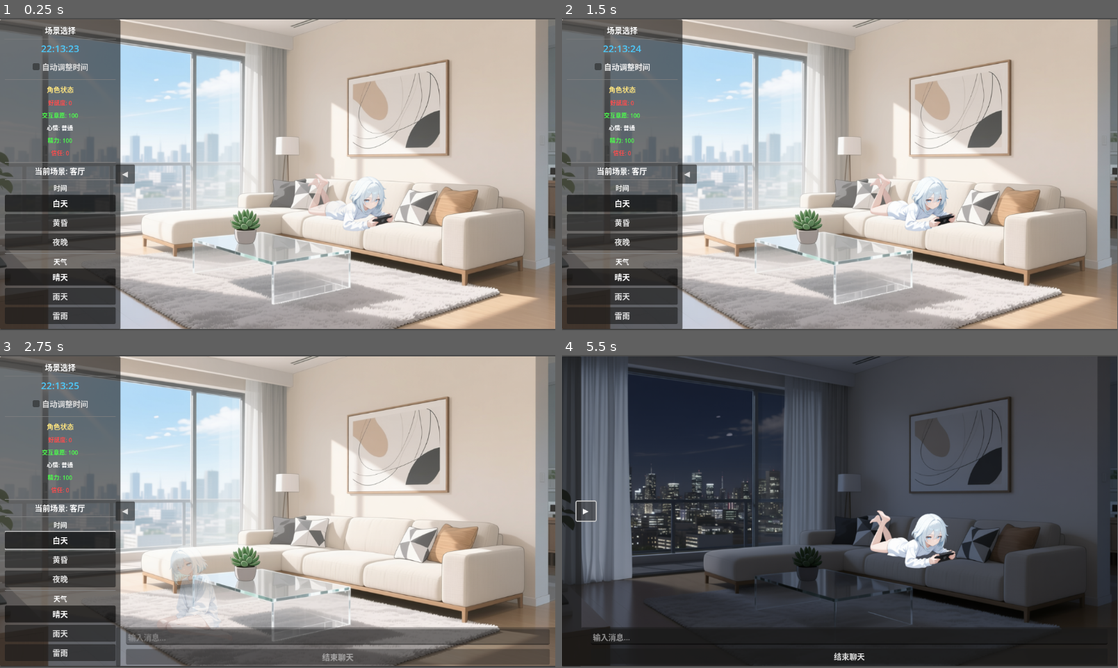
Above: before the commit, frames 1-4 (two rows, left to right).
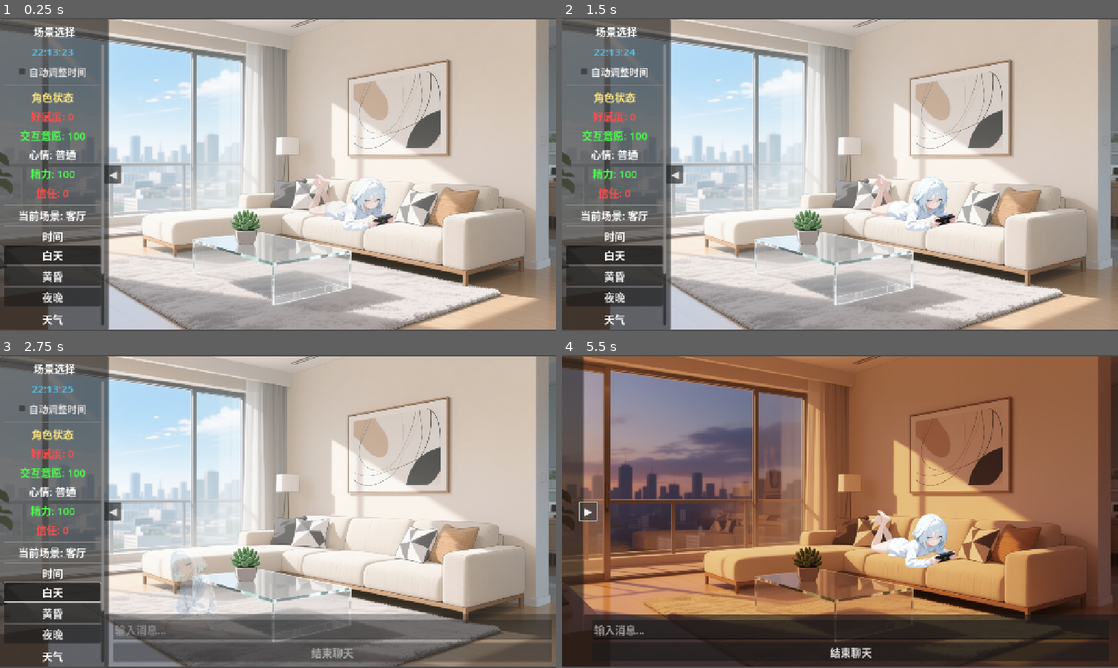
Above: after the commit, the same moments.

Repository: xhc2008/CABM-ED
Game: Godot game, scene res://scripts/main.tscn
Same seed, same stepped clock (60 frames per second), same inputs: the game is played once before the commit and once after it.
Inputs (mouse positions are in pixels of both pictures, inside the frame that each line leads up to):
- Up to frame 1 (0.25 s): no input
- Up to frame 2 (1.5 s): click (912, 202) at 0.5 s; click "自动调整时间" at 1.25 s
- Up to frame 3 (2.75 s): click "白天" at 2 s
- Up to frame 4 (5.5 s): click "黄昏" at 2.75 s; click "夜晚" at 3.5 s; click (623, 614) at 4.25 s, where only the run before the commit has a clickable "晴天"; click "◀" at 5 s
In our replay, the window is 799x449 before the commit and 800x450 after it. These sizes can differ from the game's own. Grey fills any space a smaller window leaves; there, only what the larger window draws over its background counts as a difference.

The runs differ from the first frame. In frame 1, 13% of the frame differs, in the area x 0-100%, y 0-100%; in frame 2, 13%; in frame 3, 18%; in frame 4, 84%.

Commit message:
fix: 大小自适应

Diff:
--- /dev/null
+++ b/default_theme.tres
@@ -0,0 +1,17 @@
+[gd_resource type="Theme" format=3]
+
+[resource]
+default_font_size = 24
+
+; 按钮样式
+Button/font_sizes/font_size = 24
+Button/constants/h_separation = 8
+
+; 标签样式
+Label/font_sizes/font_size = 24
+
+; 输入框样式
+LineEdit/font_sizes/font_size = 24
+
+; 复选框样式
+CheckBox/font_sizes/font_size = 22
--- a/project.godot
+++ b/project.godot
@@ -20,6 +20,15 @@
 SaveManager="*res://scripts/save_manager.gd"
 InteractionManager="*res://scripts/interaction_manager.gd"
 
+[display]
+
+window/size/viewport_width=1280
+window/size/viewport_height=720
+window/size/resizable=true
+window/stretch/mode="canvas_items"
+window/stretch/aspect="expand"
+window/handheld/orientation=1
+
 [rendering]
 
 renderer/rendering_method="gl_compatibility"
--- a/scripts/character_debug.gd
+++ b/scripts/character_debug.gd
@@ -24,7 +24,6 @@
 	# 创建调试标签
 	debug_label = Label.new()
 	debug_label.position = Vector2(10, 10)
-	debug_label.add_theme_font_size_override("font_size", 16)
 	debug_label.visible = false
 	add_child(debug_label)
 
--- a/scripts/chat_dialog.gd
+++ b/scripts/chat_dialog.gd
@@ -18,8 +18,8 @@
 var waiting_for_continue: bool = false
 var is_animating: bool = false  # 标记是否正在进行高度动画
 
-const INPUT_HEIGHT = 80.0
-const REPLY_HEIGHT = 200.0
+const INPUT_HEIGHT = 120.0
+const REPLY_HEIGHT = 300.0
 const ANIMATION_DURATION = 0.3
 const TYPING_SPEED = 0.05  # 每个字符的显示间隔
 
@@ -161,6 +161,7 @@
 	character_name_label.visible = true
 	message_label.visible = true
 	character_name_label.text = app_config.get("character_name", "角色")
+	message_label.text = ""  # 清除之前的内容
 	character_name_label.modulate.a = 0.0
 	message_label.modulate.a = 0.0
 
--- a/scripts/main.gd
+++ b/scripts/main.gd
@@ -77,7 +77,6 @@
 	# 创建失败消息标签
 	failure_message_label = Label.new()
 	failure_message_label.visible = false
-	failure_message_label.add_theme_font_size_override("font_size", 24)
 	failure_message_label.add_theme_color_override("font_color", Color(1, 0.3, 0.3))
 	failure_message_label.add_theme_color_override("font_outline_color", Color(0, 0, 0))
 	failure_message_label.add_theme_constant_override("outline_size", 2)
--- a/scripts/main.tscn
+++ b/scripts/main.tscn
@@ -1,12 +1,13 @@
-[gd_scene load_steps=7 format=3 uid="uid://c8yqvxm7qwxqj"]
-
-[ext_resource type="Script" path="res://scripts/main.gd" id="1_main"]
-[ext_resource type="Script" path="res://scripts/sidebar.gd" id="2_sidebar"]
-[ext_resource type="Script" path="res://scripts/character.gd" id="3_character"]
-[ext_resource type="Script" path="res://scripts/chat_dialog.gd" id="4_chat_dialog"]
-[ext_resource type="Script" path="res://scripts/character_debug.gd" id="5_debug"]
-[ext_resource type="Script" path="res://scripts/action_menu.gd" id="6_action_menu"]
-[ext_resource type="Script" path="res://scripts/scene_menu.gd" id="7_scene_menu"]
+[gd_scene load_steps=10 format=3 uid="uid://c8yqvxm7qwxqj"]
+
+[ext_resource type="Script" uid="uid://b84t0i8227422" path="res://scripts/main.gd" id="1_main"]
+[ext_resource type="Theme" path="res://default_theme.tres" id="1_ragmj"]
+[ext_resource type="Script" uid="uid://tj3864tln2oi" path="res://scripts/sidebar.gd" id="2_sidebar"]
+[ext_resource type="Script" uid="uid://bvxm7qwxqj001" path="res://scripts/character.gd" id="3_character"]
+[ext_resource type="Script" uid="uid://cvxm7qwxqj002" path="res://scripts/chat_dialog.gd" id="4_chat_dialog"]
+[ext_resource type="Script" uid="uid://dvxm7qwxqj003" path="res://scripts/character_debug.gd" id="5_debug"]
+[ext_resource type="Script" uid="uid://bovp4hs3xx2vc" path="res://scripts/action_menu.gd" id="6_action_menu"]
+[ext_resource type="Script" uid="uid://c2uwvdnjbt6um" path="res://scripts/scene_menu.gd" id="7_scene_menu"]
 [ext_resource type="Script" path="res://scripts/audio_manager.gd" id="8_audio_manager"]
 
 [node name="Main" type="Control"]
@@ -16,6 +17,7 @@
 anchor_bottom = 1.0
 grow_horizontal = 2
 grow_vertical = 2
+theme = ExtResource("1_ragmj")
 script = ExtResource("1_main")
 
 [node name="Background" type="TextureRect" parent="."]
@@ -35,7 +37,6 @@
 anchor_bottom = 1.0
 grow_horizontal = 2
 grow_vertical = 2
-mouse_filter = 0
 
 [node name="Character" type="TextureButton" parent="Background"]
 layout_mode = 1
@@ -122,7 +123,6 @@
 visible = false
 layout_mode = 2
 text = "角色名"
-theme_override_font_sizes/font_size = 16
 
 [node name="MessageLabel" type="Label" parent="ChatDialog/MarginContainer/VBoxContainer"]
 visible = false
@@ -155,7 +155,6 @@
 grow_horizontal = 0
 grow_vertical = 0
 theme_override_colors/font_color = Color(1, 0.9, 0.3, 1)
-theme_override_font_sizes/font_size = 20
 text = "▼"
 horizontal_alignment = 1
 vertical_alignment = 1
@@ -210,8 +209,6 @@
 layout_mode = 2
 theme_override_constants/separation = 5
 
-
-
 [node name="CharacterDebugHelper" type="Control" parent="."]
 layout_mode = 1
 anchors_preset = 15
--- a/scripts/sidebar.gd
+++ b/scripts/sidebar.gd
@@ -6,8 +6,8 @@
 @onready var toggle_button: Button = $ToggleButton
 
 var is_expanded: bool = true
-var collapsed_width: float = 40.0
-var expanded_width: float = 250.0
+var collapsed_width: float = 50.0
+var expanded_width: float = 320.0
 
 # 场景配置
 var scenes = {
@@ -83,7 +83,6 @@
 	# 电子时钟
 	clock_label = Label.new()
 	clock_label.horizontal_alignment = HORIZONTAL_ALIGNMENT_CENTER
-	clock_label.add_theme_font_size_override("font_size", 20)
 	clock_label.add_theme_color_override("font_color", Color(0.3, 0.8, 1.0))
 	header_container.add_child(clock_label)
 
@@ -103,7 +102,6 @@
 	# 角色数据显示
 	var stats_label = Label.new()
 	stats_label.text = "角色状态"
-	stats_label.add_theme_font_size_override("font_size", 14)
 	stats_label.horizontal_alignment = HORIZONTAL_ALIGNMENT_CENTER
 	stats_label.add_theme_color_override("font_color", Color(1.0, 0.9, 0.5))
 	header_container.add_child(stats_label)
@@ -111,31 +109,26 @@
 	# 好感度
 	affection_label = Label.new()
 	affection_label.horizontal_alignment = HORIZONTAL_ALIGNMENT_CENTER
-	affection_label.add_theme_font_size_override("font_size", 12)
 	header_container.add_child(affection_label)
 
 	# 交互意愿
 	willingness_label = Label.new()
 	willingness_label.horizontal_alignment = HORIZONTAL_ALIGNMENT_CENTER
-	willingness_label.add_theme_font_size_override("font_size", 12)
 	header_container.add_child(willingness_label)
 
 	# 心情
 	mood_label = Label.new()
 	mood_label.horizontal_alignment = HORIZONTAL_ALIGNMENT_CENTER
-	mood_label.add_theme_font_size_override("font_size", 12)
 	header_container.add_child(mood_label)
 
 	# 精力
 	energy_label = Label.new()
 	energy_label.horizontal_alignment = HORIZONTAL_ALIGNMENT_CENTER
-	energy_label.add_theme_font_size_override("font_size", 12)
 	header_container.add_child(energy_label)
 
 	# 信任等级
 	trust_label = Label.new()
 	trust_label.horizontal_alignment = HORIZONTAL_ALIGNMENT_CENTER
-	trust_label.add_theme_font_size_override("font_size", 12)
 	header_container.add_child(trust_label)
 
 	# 更新数据显示
@@ -231,7 +224,6 @@
 	# 场景标题
 	var scene_label = Label.new()
 	scene_label.text = "当前场景: " + scene_data["name"]
-	scene_label.add_theme_font_size_override("font_size", 16)
 	scene_label.horizontal_alignment = HORIZONTAL_ALIGNMENT_CENTER
 	scene_list.add_child(scene_label)
 
@@ -243,7 +235,6 @@
 	if scene_data.has("times"):
 		var time_label = Label.new()
 		time_label.text = "时间"
-		time_label.add_theme_font_size_override("font_size", 14)
 		time_label.horizontal_alignment = HORIZONTAL_ALIGNMENT_CENTER
 		scene_list.add_child(time_label)
 
@@ -253,7 +244,6 @@
 			var time_name = scene_data["times"][time_id]
 			var button = Button.new()
 			button.text = time_name
-			button.custom_minimum_size = Vector2(0, 35)
 			button.toggle_mode = true
 			button.pressed.connect(_on_time_selected.bind(time_id))
 			time_container.add_child(button)
@@ -270,7 +260,6 @@
 	if scene_data.has("weathers"):
 		var weather_label = Label.new()
 		weather_label.text = "天气"
-		weather_label.add_theme_font_size_override("font_size", 14)
 		weather_label.horizontal_alignment = HORIZONTAL_ALIGNMENT_CENTER
 		scene_list.add_child(weather_label)
 
@@ -280,7 +269,6 @@
 			var weather_name = scene_data["weathers"][weather_id]
 			var button = Button.new()
 			button.text = weather_name
-			button.custom_minimum_size = Vector2(0, 35)
 			button.toggle_mode = true
 			button.pressed.connect(_on_weather_selected.bind(weather_id))
 			weather_container.add_child(button)
Not shown, changed: .gitignore
Not shown, added: docs/BUGFIX_CHAT_CLEAR.md
Not shown, added: docs/QUICK_START_UI_SCALING.md
Not shown, added: docs/SIZE_ADJUSTMENT_LOG.md
Not shown, added: docs/UI_SCALING_CHANGES.md
Not shown, added: docs/ui_scaling_guide.md
Not shown, added: docs/ui_scaling_test_cn.md
